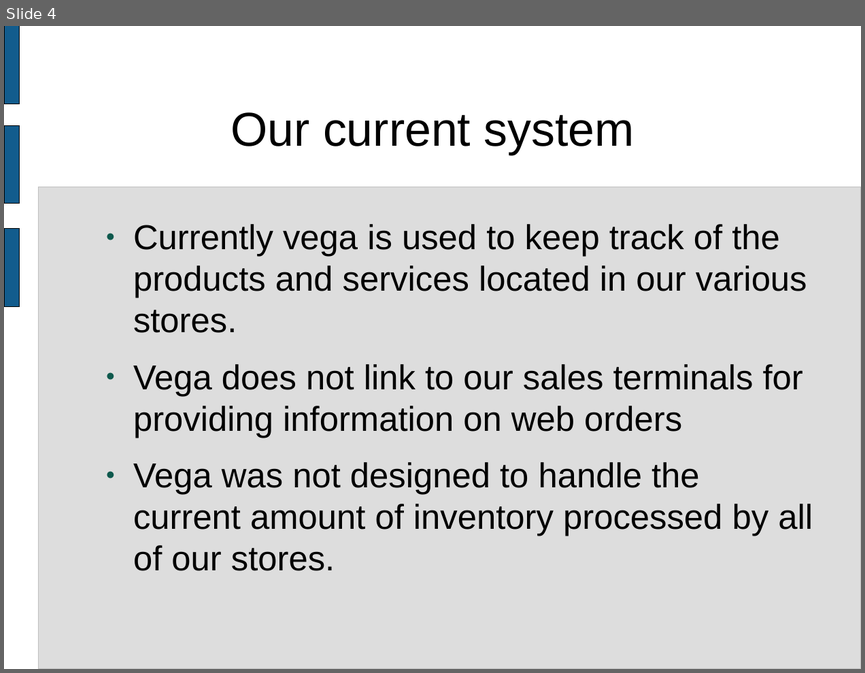
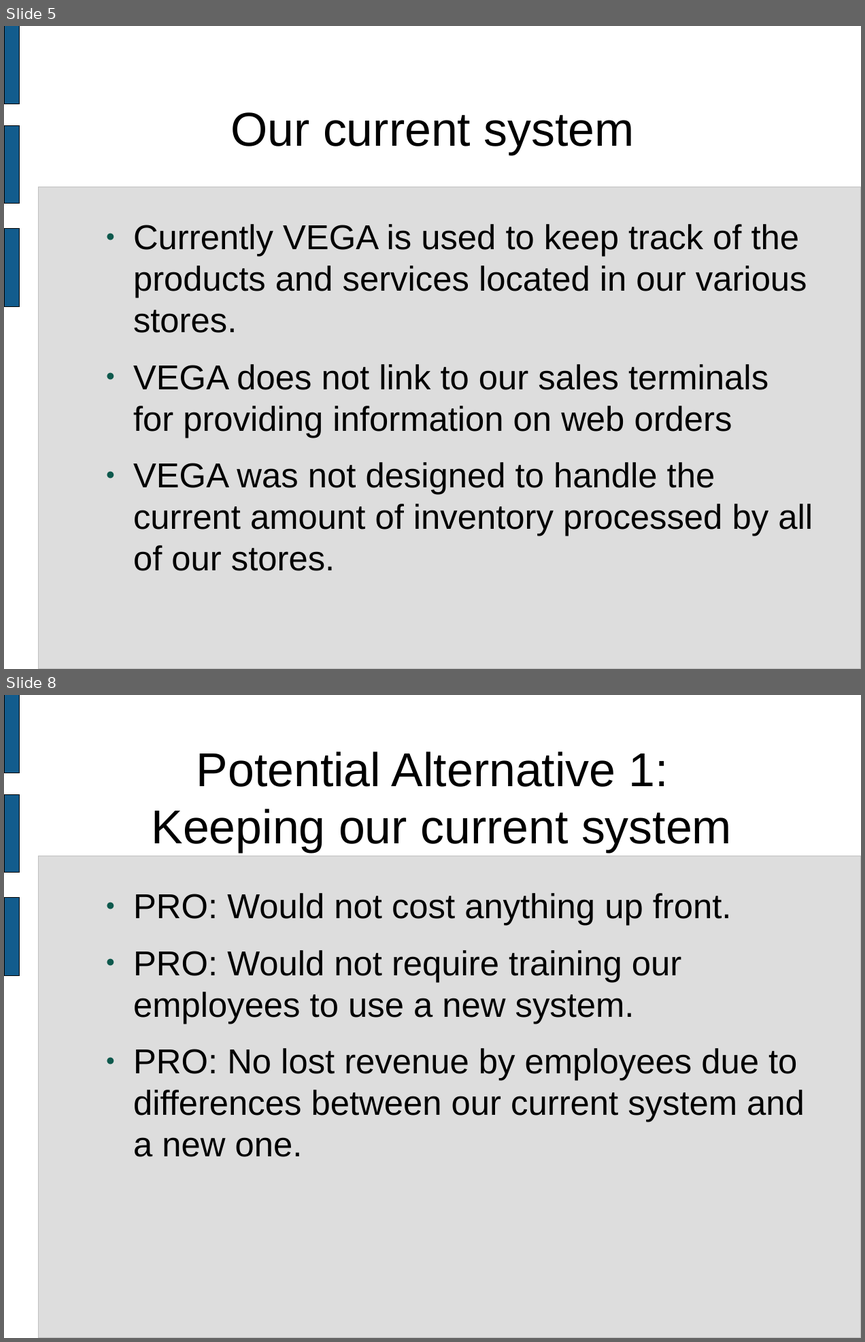
Before and after one commit to wgrand08/tether, a slide deck: trunk/schoolwork/final_presentation.odp. Shown one above the other, each under a label of ours: slide 4 before the commit, slides 5 and 8 after it; the slides between them are not shown. The pictures are 865x673 and 865x1342 pixels, drawn with LibreOffice and Linux fonts; fonts in the diff are those of the drawing. Boxes give left, top, right and bottom in pixels: in the first picture for what was removed or moved away, otherwise in the second. Text is boxed around its words. In the diff, an @@ line names an element or a change of style, - is before the commit and + after.

```diff
--- a/trunk/schoolwork/final_presentation.odp
+++ b/trunk/schoolwork/final_presentation.odp
@@ slide 8 added at <box>4,695,861,1338</box>, background #FFFFFF; not listed: 4 template elements that a slide beside it also shows @@
@@ title added at <box>152,751,732,852</box>, 44 pt, text #000000 @@
+Potential Alternative 1:
+Keeping our current system
@@ text added at <box>133,893,804,1157</box>, 32 pt, text #000000 @@
+● PRO: Would not cost anything up front.
+● PRO: Would not require training our employees to use a new system.
+● PRO: No lost revenue by employees due to differences between our current system and a new one.
@@ what was slide 4 is now slide 5 @@
@@ slide 5 changed as well @@
@@ text at <box>133,224,813,571</box>: text changed @@
-● Currently vega is used to keep track of the products and services located in our various stores.
-● Vega does not link to our sales terminals for providing information on web orders
-● Vega was not designed to handle the current amount of inventory processed by all of our stores.
+● Currently VEGA is used to keep track of the products and services located in our various stores.
+● VEGA does not link to our sales terminals for providing information on web orders
+● VEGA was not designed to handle the current amount of inventory processed by all of our stores.
```
Also in this commit, not shown: 4 other slides changed, 6 other slides added, 2 slides removed, 1 other file.
